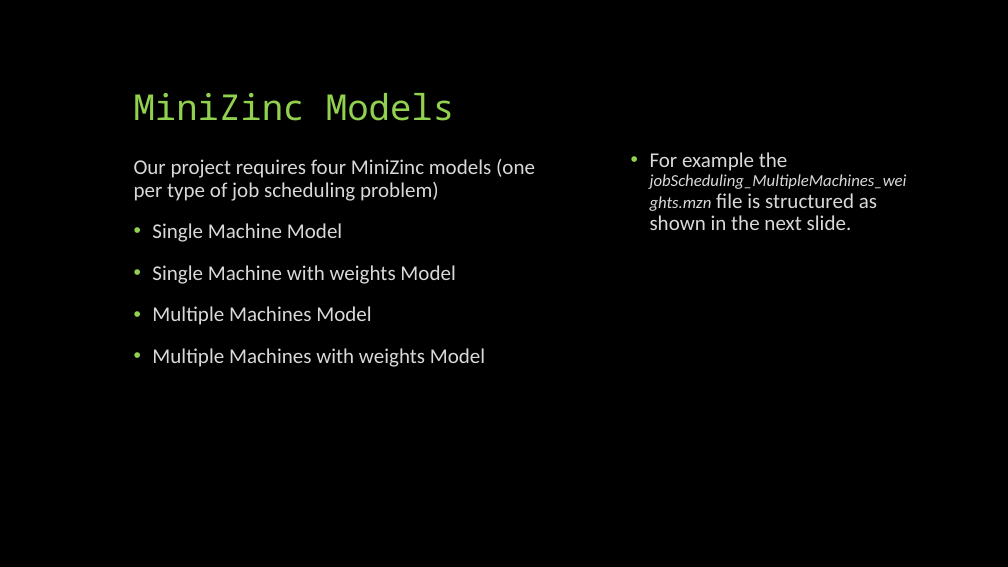
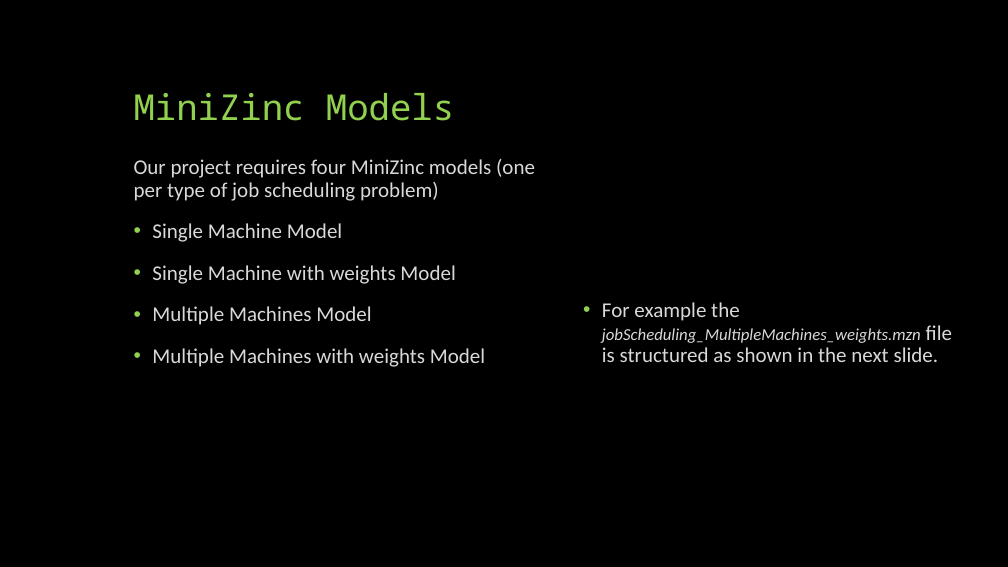
Before and after one commit to MartinaCanonPh/ProjectKr, a slide deck: slide 5 of Job Scheduling in MiniZinc.pptx. Drawn at 1008x567 pixels with LibreOffice and Linux fonts; fonts in the diff are those of the drawing. Boxes give left, top, right and bottom in pixels: in the first picture for what was removed or moved away, otherwise in the second. Text is boxed around its words. In the diff, an @@ line names an element or a change of style, - is before the commit and + after.

```diff
--- a/Job Scheduling in MiniZinc.pptx
+++ b/Job Scheduling in MiniZinc.pptx
@@ text "For example the jobScheduling_MultipleMachines_weights.mzn f ..." rewrapped from bbox=[650, 152, 907, 230] to bbox=[602, 302, 952, 362] @@
```
Also in this commit, not shown: 3 other slides changed, 8 other files.
